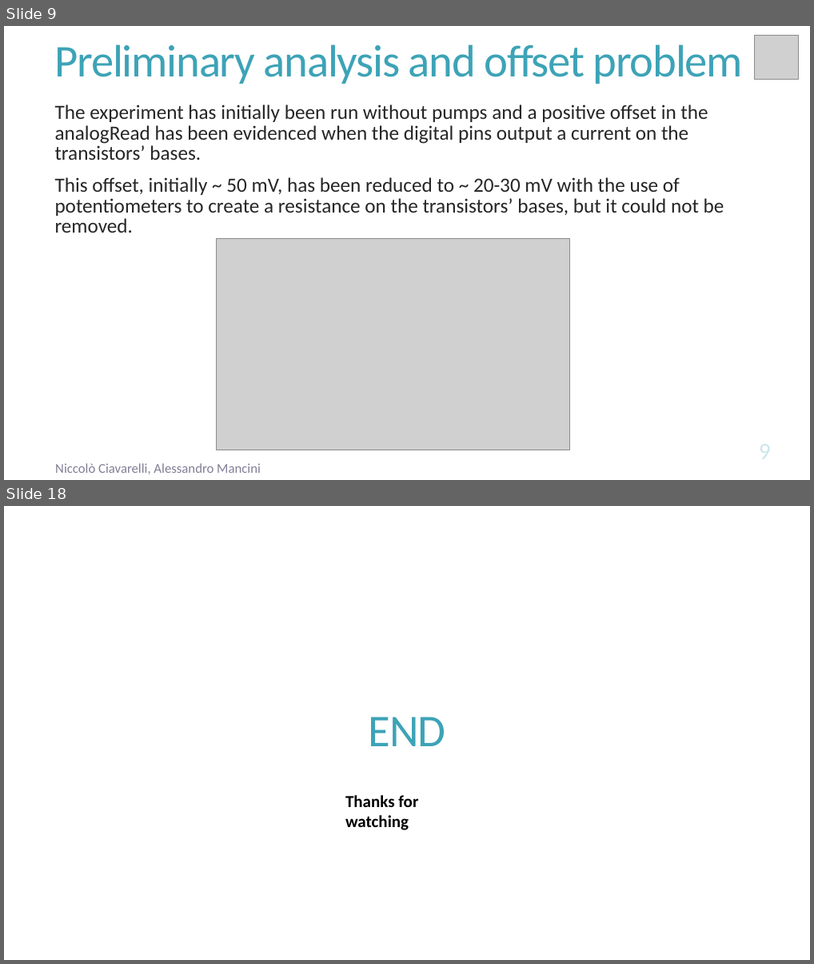
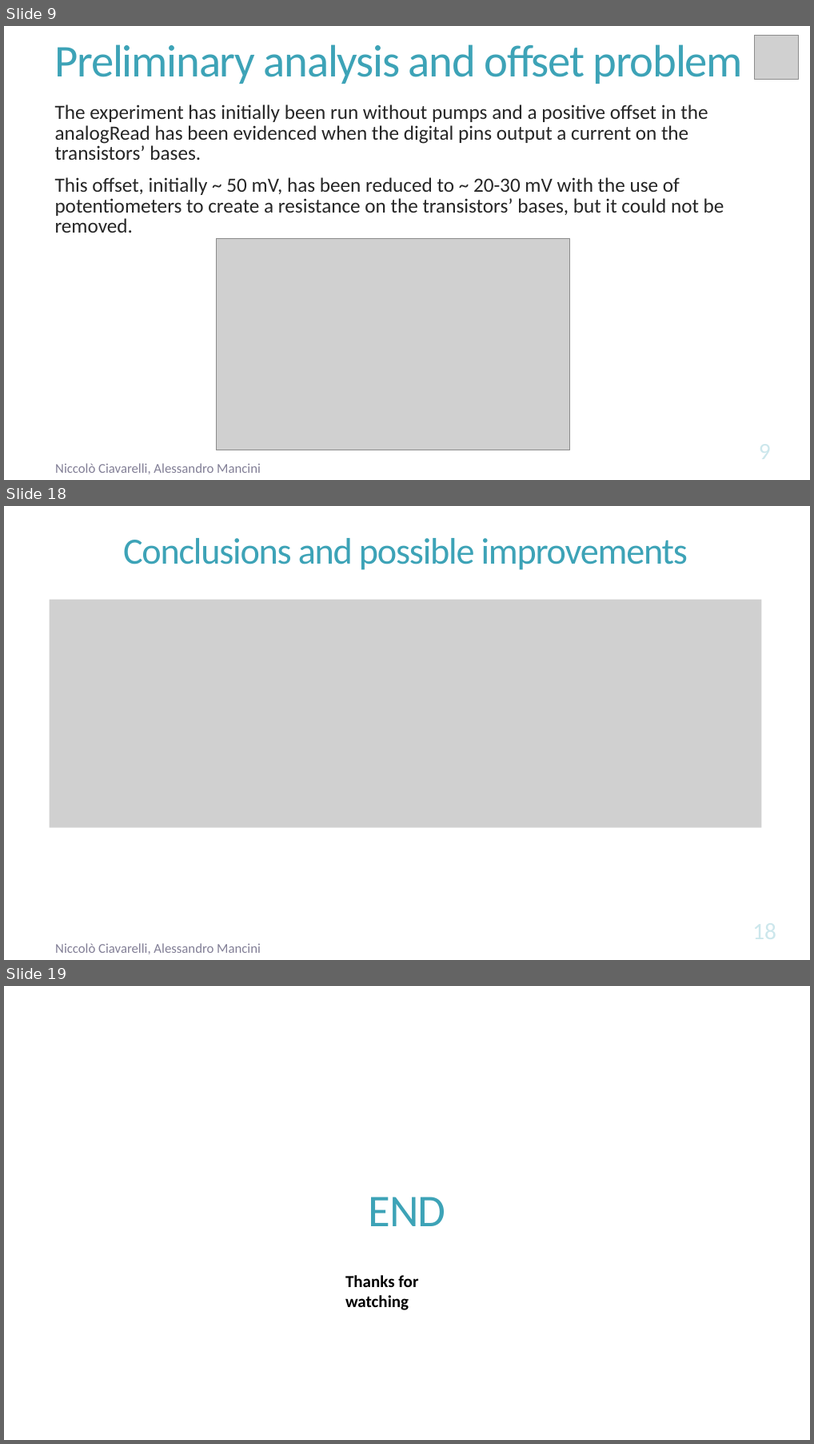
Before and after one commit to ciavanick/ArtificialPancreas, a slide deck: Presentation.pptx. Shown one above the other, each under a label of ours: slides 9 and 18 before the commit, slides 9, 18 and 19 after it; the slides between them are not shown. The pictures are 814x964 and 814x1444 pixels, drawn with LibreOffice and Linux fonts; fonts in the diff are those of the drawing; grey boxes stand for pictures. Boxes give left, top, right and bottom in pixels: in the first picture for what was removed or moved away, otherwise in the second. Text is boxed around its words. In the diff, an @@ line names an element or a change of style, - is before the commit and + after.

Commit message:
added the conclusion to the presentation

```diff
--- a/Presentation.pptx
+++ b/Presentation.pptx
@@ slide 18 added at box(4, 506, 810, 960), background #FFFFFF @@
@@ title added at box(123, 538, 688, 570), 44 pt, text #3DA3B7 @@
+Conclusions and possible improvements
@@ picture added at box(50, 599, 762, 828) @@
@@ text added at box(55, 943, 261, 954), 16 pt, text #635F7C at 80% opacity @@
+Niccolò Ciavarelli, Alessandro Mancini
@@ what was slide 18 is now slide 19 @@
```
Also in this commit, not shown: 7 slides changed.
